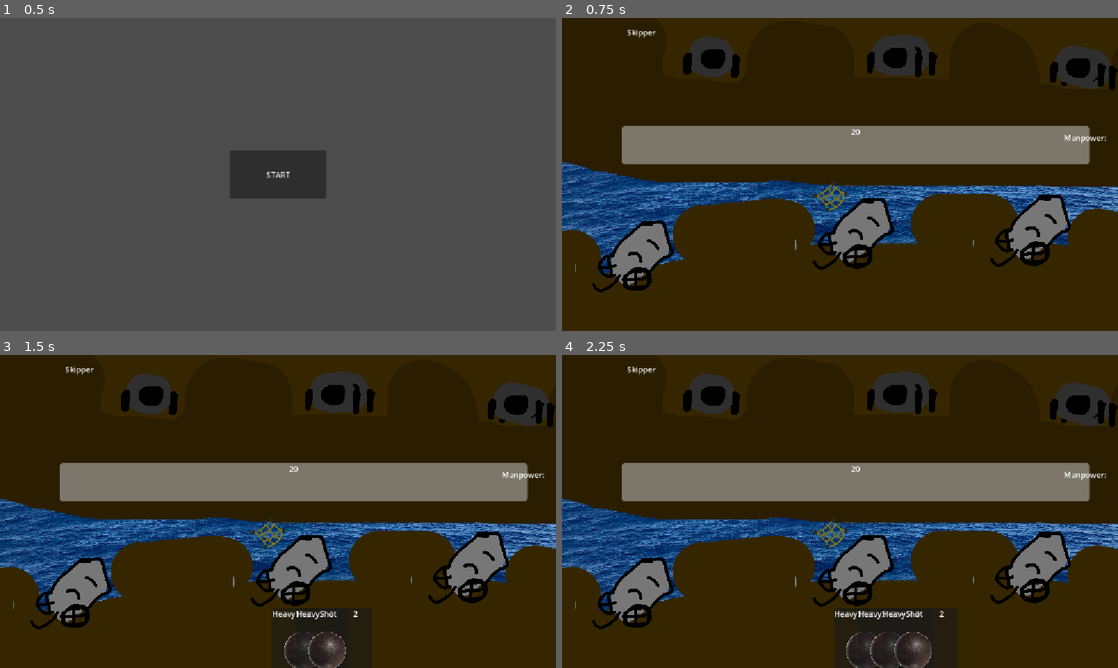
Above: before the commit, frames 1-4 (two rows, left to right).
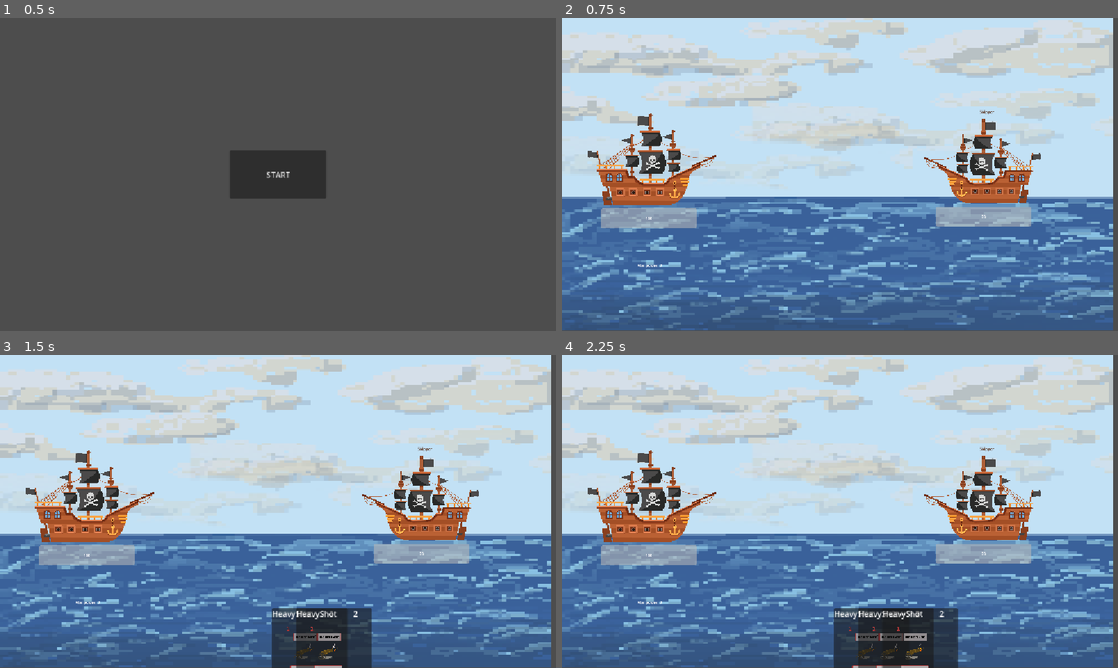
Above: after the commit, the same moments.

Repository: ataylor146/deckbuilder
Game: Godot game, scene res://Scenes/menu.tscn
The game is run twice, just before and just after one commit, with the same random seed, the same clock (stepped at 60 frames per second) and the same inputs. The engine's default icon, where the game draws it, is replaced by a stand-in: a white triangle on a blue panel in a dark square.
Inputs (mouse positions are in pixels of both pictures, inside the frame that each line leads up to):
- Up to frame 1 (0.5 s): no input
- Up to frame 2 (0.75 s): click "START" at 0.5 s
- Up to frame 3 (1.5 s): tap Enter (ui_accept) at 1.25 s; move the mouse to (400, 495) at 1.27 s; hold Enter (ui_accept) from 1.28 s (still down)
- Up to frame 4 (2.25 s): move the mouse to (728, 527) at 2.02 s; release Enter (ui_accept) at 2.03 s; tap Enter (ui_accept) at 2.1 s

Frame 1 is identical in both runs. In frame 2, 99% of the frame differs, in the area x 0-100%, y 0-100%; in frame 3, 99%; in frame 4, 98%.

Commit message:
Removed cannons

Diff:
--- a/Scenes/board.tscn
+++ b/Scenes/board.tscn
@@ -2,48 +2,28 @@
 
 [ext_resource type="Script" uid="uid://dgqif6xctajgt" path="res://Scripts/board.gd" id="1_8l818"]
 [ext_resource type="PackedScene" uid="uid://badu7qssc7g76" path="res://Scenes/player.tscn" id="2_bh37u"]
-[ext_resource type="Texture2D" uid="uid://dn14lajsy6sgk" path="res://Sprites/ocean.jpg" id="2_shhme"]
 [ext_resource type="PackedScene" uid="uid://bt8mo5dbelmf7" path="res://Scenes/enemy.tscn" id="3_8l818"]
-[ext_resource type="PackedScene" uid="uid://bcourr8d2yg0u" path="res://Scenes/cannon.tscn" id="4_shhme"]
+[ext_resource type="Texture2D" uid="uid://b1fviuys0ldiy" path="res://Sprites/main bg.png" id="3_bh37u"]
 [ext_resource type="PackedScene" uid="uid://c13etwe3nwivd" path="res://Scenes/WinScreen.tscn" id="5_s4i1f"]
 [ext_resource type="PackedScene" uid="uid://biintfx5r5wqg" path="res://Scenes/map.tscn" id="7_twe5h"]
 
 [node name="Board" type="Node2D" unique_id=687119862]
 script = ExtResource("1_8l818")
 
+[node name="Background" type="Sprite2D" parent="." unique_id=1389736538]
+z_index = -1
+position = Vector2(570, 322.71155)
+scale = Vector2(1.1171875, 0.6322492)
+texture = ExtResource("3_bh37u")
+
 [node name="Player" parent="." unique_id=499854778 instance=ExtResource("2_bh37u")]
+position = Vector2(-129, 158)
 
 [node name="Hand" type="Node2D" parent="." unique_id=1715343126]
 position = Vector2(564, 524)
 
-[node name="Background" type="Sprite2D" parent="." unique_id=1389736538]
-position = Vector2(599, 209.00002)
-scale = Vector2(0.41928536, 0.41928533)
-texture = ExtResource("2_shhme")
-
 [node name="Enemy" parent="." unique_id=282441340 instance=ExtResource("3_8l818")]
-
-[node name="Cannon" parent="." unique_id=1691383367 instance=ExtResource("4_shhme")]
-position = Vector2(170, 489)
-
-[node name="Cannon2" parent="." unique_id=887126168 instance=ExtResource("4_shhme")]
-position = Vector2(627, 442)
-loadedMunition = 2
-
-[node name="Cannon3" parent="." unique_id=575758701 instance=ExtResource("4_shhme")]
-position = Vector2(994, 436)
-
-[node name="Cannon4" parent="." unique_id=1549919177 instance=ExtResource("4_shhme")]
-position = Vector2(700, 86)
-opposing = true
-
-[node name="Cannon5" parent="." unique_id=997904421 instance=ExtResource("4_shhme")]
-position = Vector2(1079, 106)
-opposing = true
-
-[node name="Cannon6" parent="." unique_id=1239653606 instance=ExtResource("4_shhme")]
-position = Vector2(322, 88)
-opposing = true
+position = Vector2(416, 189)
 
 [node name="RoundWinScene" parent="." unique_id=311131055 instance=ExtResource("5_s4i1f")]
 visible = false
--- a/Scenes/card.tscn
+++ b/Scenes/card.tscn
@@ -2,6 +2,7 @@
 
 [ext_resource type="Script" uid="uid://n5t8ijhylxrg" path="res://Scripts/card.gd" id="1_wf8id"]
 [ext_resource type="Texture2D" uid="uid://ds76jbuigsfso" path="res://Sprites/icon.svg" id="2_brehn"]
+[ext_resource type="Texture2D" uid="uid://c57een3r6rq5r" path="res://Sprites/IMG_0230.PNG" id="2_eumee"]
 
 [node name="Card" type="Button" unique_id=1031192252]
 offset_left = -72.0
@@ -9,6 +10,11 @@
 offset_right = 84.0
 offset_bottom = 155.0
 script = ExtResource("1_wf8id")
+
+[node name="Sprite2D" type="Sprite2D" parent="." unique_id=335401750]
+position = Vector2(535.5, 710.5)
+scale = Vector2(0.15527344, 0.15527344)
+texture = ExtResource("2_eumee")
 
 [node name="VBoxContainer" type="VBoxContainer" parent="." unique_id=81723631]
 layout_mode = 0
--- a/Scenes/enemy.tscn
+++ b/Scenes/enemy.tscn
@@ -1,37 +1,39 @@
 [gd_scene format=3 uid="uid://bt8mo5dbelmf7"]
 
 [ext_resource type="Script" uid="uid://phkco4yutgq5" path="res://Scripts/enemy.gd" id="1_1f0kj"]
-[ext_resource type="Texture2D" uid="uid://caekgkhp6tah7" path="res://Sprites/opposingShip.png" id="2_1f0kj"]
-[ext_resource type="PackedScene" uid="uid://bcourr8d2yg0u" path="res://Scenes/cannon.tscn" id="3_afpow"]
+[ext_resource type="Texture2D" uid="uid://br12ykw24e6ql" path="res://Sprites/pirate-ship-clip-art-1-2726867826.png" id="2_1f0kj"]
 
 [node name="Enemy" type="Node2D" unique_id=282441340]
+scale = Vector2(0.5, 0.5)
 script = ExtResource("1_1f0kj")
 
 [node name="TextureRect" type="TextureRect" parent="." unique_id=1436865980]
-offset_left = -84.0
-offset_top = -253.0
-offset_right = 1242.0
-offset_bottom = 807.80005
+offset_left = 668.0
+offset_top = 40.0
+offset_right = 1154.0
+offset_bottom = 387.2875
 size_flags_vertical = 0
 texture = ExtResource("2_1f0kj")
 expand_mode = 5
 stretch_mode = 4
+flip_h = true
 
 [node name="Name" type="Label" parent="." unique_id=429733419]
-offset_left = 15.0
-offset_top = 18.0
-offset_right = 314.0
-offset_bottom = 94.0
+offset_left = 779.0
+offset_top = -1.0
+offset_right = 1078.0
+offset_bottom = 75.0
 size_flags_vertical = 0
+theme_override_colors/font_color = Color(0.34474996, 0.18088654, 0.09720715, 1)
 text = "Example"
 horizontal_alignment = 1
 
 [node name="HP" type="ProgressBar" parent="." unique_id=495493396]
 custom_minimum_size = Vector2(0, 30)
-offset_left = 124.0
-offset_top = 224.0
-offset_right = 1093.0
-offset_bottom = 303.0
+offset_left = 717.0
+offset_top = 403.0
+offset_right = 1113.0
+offset_bottom = 486.0
 size_flags_vertical = 8
 show_percentage = false
 
@@ -45,22 +47,6 @@
 offset_right = 5.0
 grow_horizontal = 2
 grow_vertical = 2
-
-[node name="Manpower" type="Label" parent="." unique_id=678541104]
-offset_left = 1040.0
-offset_top = 236.0
-offset_right = 1080.0
-offset_bottom = 259.0
-text = "Manpower:"
-
-[node name="Cannon" parent="." unique_id=1691383367 instance=ExtResource("3_afpow")]
-position = Vector2(319, 88)
-opposing = true
-
-[node name="Cannon2" parent="." unique_id=1210583948 instance=ExtResource("3_afpow")]
-position = Vector2(729, 83)
-opposing = true
-
-[node name="Cannon3" parent="." unique_id=737801905 instance=ExtResource("3_afpow")]
-position = Vector2(1102, 112)
-opposing = true
+text = "7676 HP"
+horizontal_alignment = 1
+vertical_alignment = 1
--- a/Scenes/map.tscn
+++ b/Scenes/map.tscn
@@ -30,11 +30,11 @@
 
 [node name="Enemy1" type="TextureButton" parent="." unique_id=1897970298]
 layout_mode = 0
-offset_left = 457.0
-offset_top = 101.0
-offset_right = 2377.0
-offset_bottom = 1473.0
-scale = Vector2(0.07, 0.07)
+offset_left = 452.0
+offset_top = 96.0
+offset_right = 2372.0
+offset_bottom = 1468.0
+scale = Vector2(0.06, 0.06)
 disabled = true
 texture_normal = ExtResource("2_26yhd")
 
@@ -44,38 +44,38 @@
 offset_top = 80.0
 offset_right = 2560.0
 offset_bottom = 1452.0
-scale = Vector2(0.07, 0.07)
+scale = Vector2(0.06, 0.06)
 disabled = true
 texture_normal = ExtResource("2_26yhd")
 
 [node name="Enemy3" type="TextureButton" parent="." unique_id=1808087474]
 layout_mode = 0
-offset_left = 624.0
-offset_top = 208.0
-offset_right = 2544.0
-offset_bottom = 1580.0
-scale = Vector2(0.07, 0.07)
+offset_left = 635.00006
+offset_top = 214.0
+offset_right = 2555.0
+offset_bottom = 1586.0
+scale = Vector2(0.06, 0.06)
 disabled = true
 texture_normal = ExtResource("2_26yhd")
 flip_h = true
 
 [node name="Enemy4" type="TextureButton" parent="." unique_id=440145590]
 layout_mode = 0
-offset_left = 447.0
-offset_top = 281.0
-offset_right = 2367.0
-offset_bottom = 1653.0
-scale = Vector2(0.07, 0.07)
+offset_left = 451.0
+offset_top = 283.0
+offset_right = 2371.0
+offset_bottom = 1655.0
+scale = Vector2(0.06, 0.06)
 disabled = true
 texture_normal = ExtResource("2_26yhd")
 flip_h = true
 
 [node name="Enemy5" type="TextureButton" parent="." unique_id=235517439]
 layout_mode = 0
-offset_left = 622.0
-offset_top = 404.0
-offset_right = 2542.0
-offset_bottom = 1776.0
-scale = Vector2(0.07, 0.07)
+offset_left = 627.0
+offset_top = 395.0
+offset_right = 2547.0
+offset_bottom = 1767.0
+scale = Vector2(0.06, 0.06)
 disabled = true
 texture_normal = ExtResource("2_26yhd")
--- a/Scenes/player.tscn
+++ b/Scenes/player.tscn
@@ -1,23 +1,44 @@
 [gd_scene format=3 uid="uid://badu7qssc7g76"]
 
 [ext_resource type="Script" uid="uid://deq2gmghcnj8y" path="res://Scripts/player.gd" id="1_v0iea"]
-[ext_resource type="PackedScene" uid="uid://bcourr8d2yg0u" path="res://Scenes/cannon.tscn" id="2_cvnsp"]
+[ext_resource type="Texture2D" uid="uid://br12ykw24e6ql" path="res://Sprites/pirate-ship-clip-art-1-2726867826.png" id="2_cvnsp"]
 
 [node name="Player" type="Node2D" unique_id=499854778]
+scale = Vector2(0.5, 0.5)
 script = ExtResource("1_v0iea")
 
-[node name="Cannon" parent="." unique_id=1691383367 instance=ExtResource("2_cvnsp")]
-position = Vector2(205, 457)
+[node name="Manpower" type="Label" parent="." unique_id=38064966]
+offset_left = 569.99994
+offset_top = 695.7143
+offset_right = 661.99994
+offset_bottom = 718.7143
+text = "Manpower: "
 
-[node name="Cannon2" parent="." unique_id=1756143577 instance=ExtResource("2_cvnsp")]
-position = Vector2(536, 419)
+[node name="Sprite2D" type="Sprite2D" parent="." unique_id=1215944405]
+z_index = 1
+position = Vector2(630.00006, 268.57144)
+scale = Vector2(0.27701998, 0.27701998)
+texture = ExtResource("2_cvnsp")
 
-[node name="Cannon3" parent="." unique_id=1840513679 instance=ExtResource("2_cvnsp")]
-position = Vector2(922, 470)
+[node name="HP" type="ProgressBar" parent="." unique_id=1539624760]
+custom_minimum_size = Vector2(0, 30)
+offset_left = 420.0
+offset_top = 472.0
+offset_right = 816.0
+offset_bottom = 555.0
+size_flags_vertical = 8
+show_percentage = false
 
-[node name="Manpower" type="Label" parent="." unique_id=38064966]
-offset_left = 1010.0
-offset_top = 553.0
-offset_right = 1102.0
-offset_bottom = 576.0
-text = "Manpower: "
+[node name="Label" type="Label" parent="HP" unique_id=733353890]
+layout_mode = 1
+anchors_preset = 13
+anchor_left = 0.5
+anchor_right = 0.5
+anchor_bottom = 1.0
+offset_left = -5.0
+offset_right = 5.0
+grow_horizontal = 2
+grow_vertical = 2
+text = "7676 HP"
+horizontal_alignment = 1
+vertical_alignment = 1
--- a/Scripts/board.gd
+++ b/Scripts/board.gd
@@ -15,6 +15,8 @@
 }
 
 var state := States.PLAYER_TURN
+
+var enemy_index = 0
 
 # Called when the node enters the scene tree for the first time.
 func _ready() -> void:
@@ -48,11 +50,6 @@
 	newCard.cardPlaced.connect(_on_card_card_placed)
 	arrangeHand()
 
-
-# Called every frame. 'delta' is the elapsed time since the previous frame.
-func _process(delta: float) -> void:
-	pass
-
 func _input(event: InputEvent) -> void:
 	if event.is_action_pressed("ui_accept"):
 		drawCard(load("res://cards/heavy_shot.tres"))
@@ -60,31 +57,22 @@
 
 func _on_card_card_placed(card:Card) -> void:
 	if card.cardType == CardData.CardType.MUNITION and card.munition != Cannon.Munition.NONE:
-		var closestCannon = find_nearest_cannon(card)
-		if closestCannon != null and closestCannon.loadedMunition == Cannon.Munition.NONE:
-			closestCannon.loadedMunition = card.munition
-			closestCannon.updateMunition()
+		if card.position.y < 200:
 			$Player.setManpower($Player.manpower - card.cost)
 			card.queue_free()
 			cardsInHand.erase(card)
 			arrangeHand()
+			_damage_enemy(card.data.amount)
 			#IF WE SHOT -> Audio.sfx(Audio.LOADGUN)
-
-func find_nearest_cannon(card:Card) -> Cannon:
-	var nearest: Cannon = $Player.cannons[0]
-	for i in $Player.cannons:
-		if i.position.distance_to(card.position) < nearest.position.distance_to(card.position):
-			nearest = i
-	if nearest.position.distance_to(card.position) < 200:
-		return nearest
-	else:
-		return null
 
 
 func _damage_enemy(amount:int) -> void:
 	$Enemy.take_damage(amount)
 
 func _on_enemy_defeated() -> void:
-	#IF ENEMY INDEX == 5: Audio.sfx(Audio.CELEBRATION)
+	if enemy_index == 4:
+		Audio.sfx(Audio.CELEBRATION)
+		# WIN GAME SCREEN
+	enemy_index += 1
 	print("enemy down!")
 	$RoundWinScene.visible = true
--- a/Scripts/player.gd
+++ b/Scripts/player.gd
@@ -7,6 +7,8 @@
 var hp = MAX_HP
 var block = 0
 
+@onready var progress_bar: ProgressBar = $HP
+@onready var hp_text: Label = $HP/Label
 var cannons: Array[Cannon]
 
 func setManpower(n: int):
@@ -16,6 +18,8 @@
 func _ready() -> void:
 	cannons.append_array([$Cannon, $Cannon2, $Cannon3])
 	setManpower(manpowerPerRound)
+	progress_bar.max_value = MAX_HP
+	update_ui()
 
 func take_damage(dmg: int) -> void:
 	var absorbed = min(block, dmg)
@@ -23,6 +27,7 @@
 	dmg -= absorbed
 
 	hp -= dmg
+	update_ui()
 	if (hp <= 0):
 		get_tree().change_scene_to_file("res://Scenes/lose_scene.tscn")
 	if CANNONS != check_cannons():
@@ -31,9 +36,14 @@
 
 func heal(value: int) -> void:
 	hp = min(hp + value, MAX_HP)
+	update_ui()
 
 func repair_cannons(value: int) -> void:
 	CANNONS = min(CANNONS + value, 3)
 
 func check_cannons() -> int:
 	return ceili(float(hp) / MAX_HP * 3)
+
+func update_ui() -> void:
+	hp_text.text = str(hp)
+	progress_bar.value = hp
--- a/cards/heavy_shot.tres
+++ b/cards/heavy_shot.tres
@@ -1,7 +1,7 @@
 [gd_resource type="Resource" script_class="CardData" format=3 uid="uid://l5hrj0oj4asg"]
 
 [ext_resource type="Script" uid="uid://d35b34pvlmmfk" path="res://Scripts/card_data.gd" id="1_cd"]
-[ext_resource type="Texture2D" uid="uid://bk3kxd6e6wtwn" path="res://Sprites/cannonball_PNG18-2072353241.png" id="1_jirl3"]
+[ext_resource type="Texture2D" uid="uid://d21pyusho2kvb" path="res://Sprites/IMG_0229.PNG" id="1_hhaq0"]
 [ext_resource type="AudioStream" uid="uid://drivvwk700ry8" path="res://Sounds/gunshot2.wav" id="3_hhaq0"]
 
 [resource]
@@ -10,5 +10,5 @@
 manaCost = 2
 amount = 11
 munition = 1
-art = ExtResource("1_jirl3")
+art = ExtResource("1_hhaq0")
 sound = ExtResource("3_hhaq0")
Binary file added: Sprites/main bg.png
Binary file removed: Sprites/pin-png-39477.png
